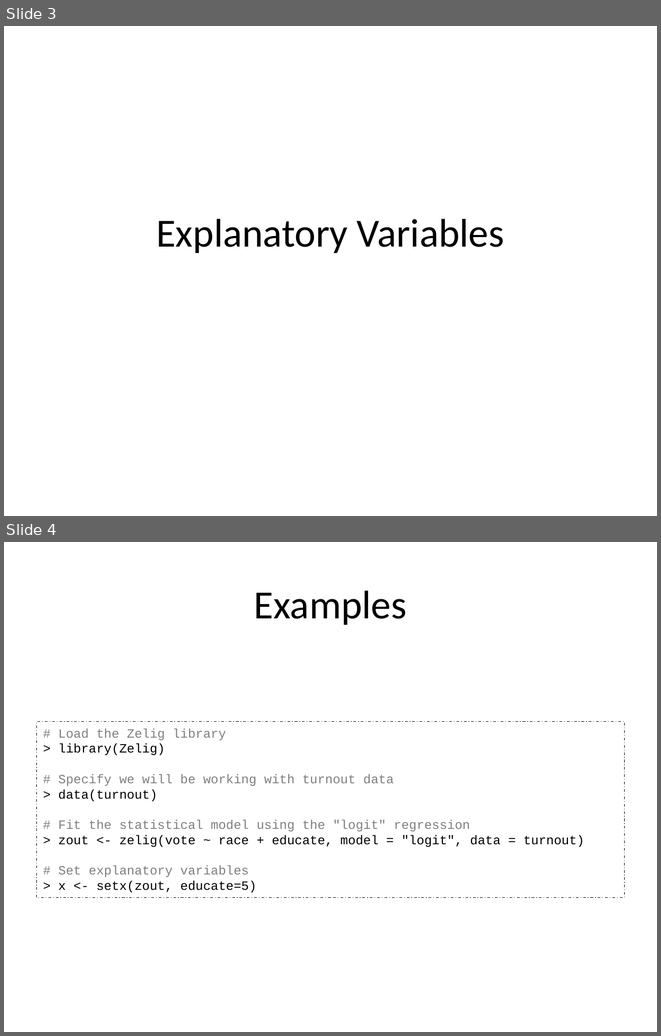
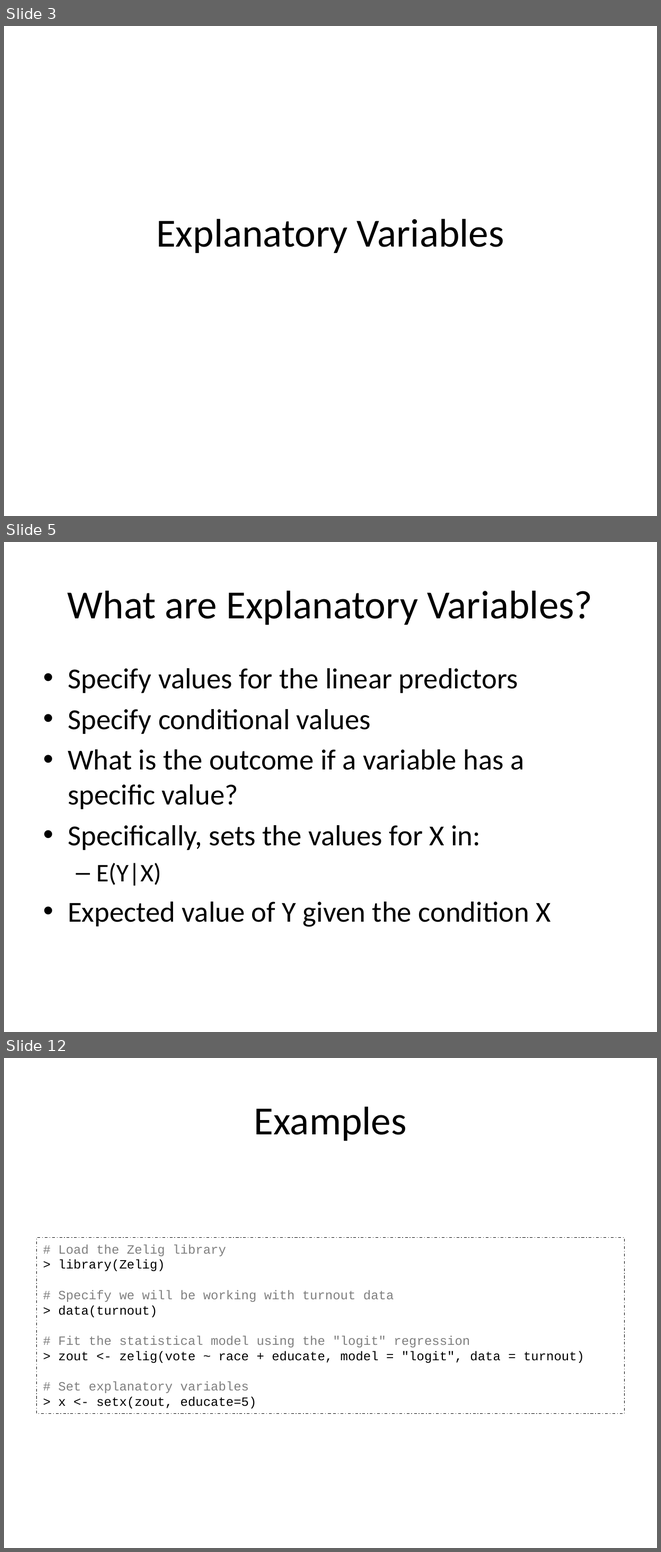
Before and after one commit to IQSS/Zelig4-Documentation, a slide deck: January-Class/Zelig_2_explanatory.pptx. Shown one above the other, each under a label of ours: slides 3 and 4 before the commit, slides 3, 5 and 12 after it; the slides between them are not shown. The pictures are 661x1036 and 661x1552 pixels, drawn with LibreOffice and Linux fonts; fonts in the diff are those of the drawing. Boxes give left, top, right and bottom in pixels: in the first picture for what was removed or moved away, otherwise in the second. Text is boxed around its words. In the diff, an @@ line names an element or a change of style, - is before the commit and + after.

```diff
--- a/January-Class/Zelig_2_explanatory.pptx
+++ b/January-Class/Zelig_2_explanatory.pptx
@@ slide 5 added at [4,542,657,1032], background #FFFFFF @@
@@ title added at [68,590,593,625], 44 pt, text #000000 @@
+What are Explanatory Variables?
@@ text added at [68,668,551,927], 32 pt, text #000000 @@
+• Specify values for the linear predictors
+• Specify conditional values
+• What is the outcome if a variable has a specific value?
+• Specifically, sets the values for X in:
+  – E(Y|X)
+• Expected value of Y given the condition X
@@ what was slide 4 is now slide 12 @@
```
Also in this commit, not shown: 7 other slides added.
